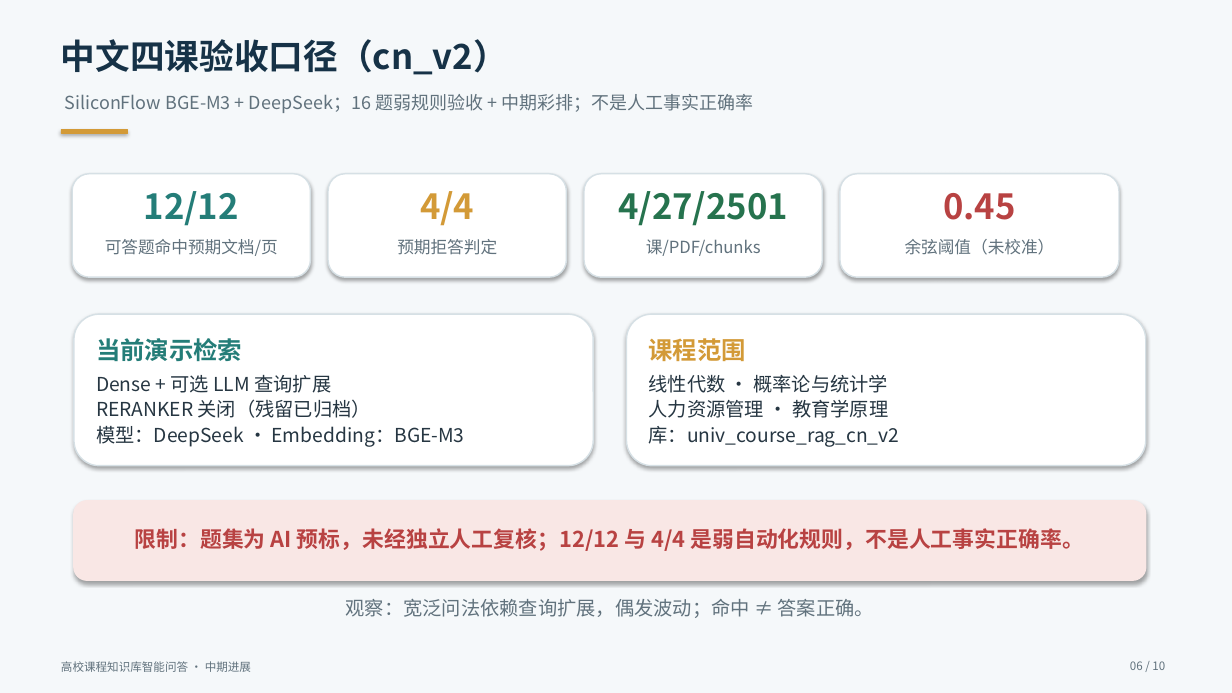
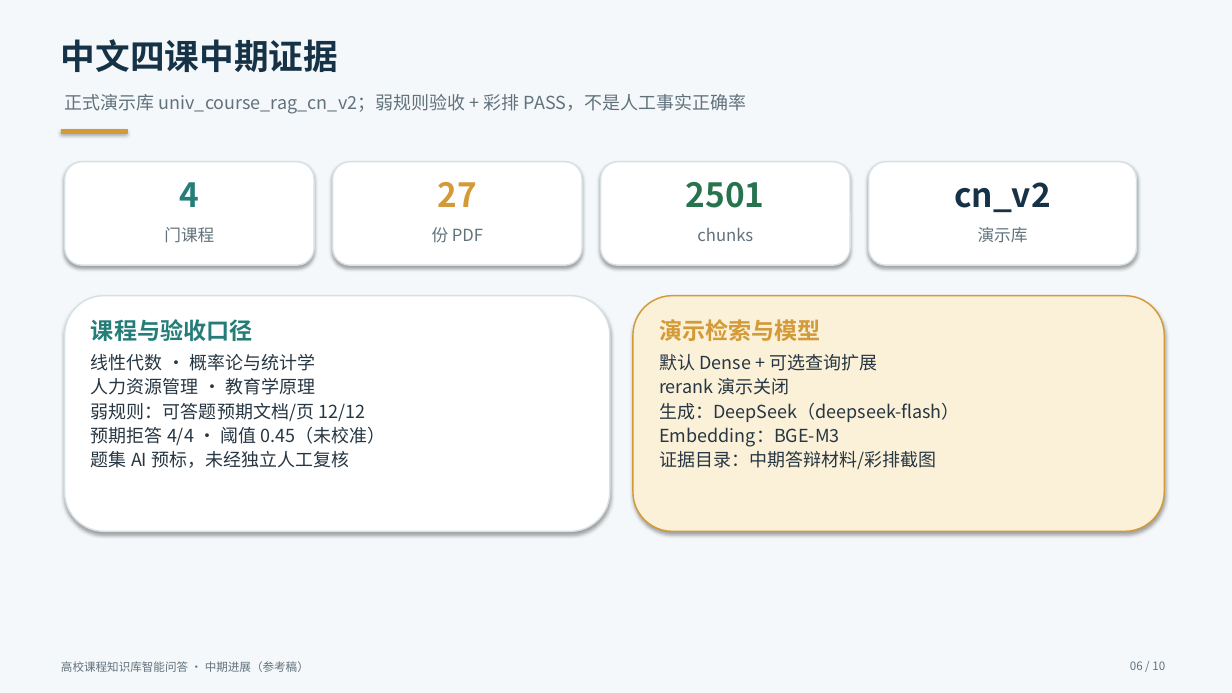
Before and after one commit to lhs1695/univ-course-rag, a slide deck: slide 6 of 中期答辩材料/汇报PPT/中期汇报-v5.pptx. Drawn at 1232x693 pixels with LibreOffice and Linux fonts; fonts in the diff are those of the drawing. Boxes give left, top, right and bottom in pixels: in the first picture for what was removed or moved away, otherwise in the second. Text is boxed around its words. In the diff, an @@ line names an element or a change of style, - is before the commit and + after.

```diff
--- a/中期答辩材料/汇报PPT/中期汇报-v5.pptx
+++ b/中期答辩材料/汇报PPT/中期汇报-v5.pptx
@@ text at [61, 39, 338, 72]: text changed @@
-中文四课验收口径（cn_v2）
+中文四课中期证据
@@ text at [65, 94, 747, 114]: text changed @@
-SiliconFlow BGE-M3 + DeepSeek；16 题弱规则验收 + 中期彩排；不是人工事实正确率
+正式演示库 univ_course_rag_cn_v2；弱规则验收 + 彩排 PASS，不是人工事实正确率
@@ rounded rectangle: place and size @@
-rounded rectangle at [72, 174, 311, 277]
+rounded rectangle at [65, 162, 314, 265]
@@ rounded rectangle: place and size @@
-rounded rectangle at [328, 174, 567, 277]
+rounded rectangle at [333, 162, 582, 265]
@@ rounded rectangle: place and size @@
-rounded rectangle at [584, 174, 823, 277]
+rounded rectangle at [601, 162, 850, 265]
@@ rounded rectangle: place and size @@
-rounded rectangle at [840, 174, 1119, 277]
+rounded rectangle at [869, 162, 1137, 265]
@@ text at [180, 182, 200, 207]: text changed; size 27 to 26 pt @@
-12/12
+4
@@ text at [438, 182, 477, 207]: text changed; size 27 to 26 pt @@
-4/4
+27
@@ text at [686, 182, 765, 208]: text changed; size 27 to 26 pt @@
-4/27/2501
+2501
@@ text at [954, 182, 1051, 212]: text changed; size 27 to 26 pt; text colour #B84242 to #163247 @@
-0.45
+cn_v2
@@ text at [164, 227, 214, 243]: text changed @@
-可答题命中预期文档/页
+门课程
@@ text at [432, 227, 483, 243]: text changed @@
-预期拒答判定
+份 PDF
@@ text at [697, 227, 753, 241]: text changed @@
-课/PDF/chunks
+chunks
@@ text at [978, 227, 1028, 243]: text changed @@
-余弦阈值（未校准）
+演示库
@@ rounded rectangle "课程与验收口径": place and size @@
-rounded rectangle "课程与验收口径" at [74, 314, 593, 466]
+rounded rectangle "课程与验收口径" at [65, 296, 610, 531]
@@ rounded rectangle "课程与验收口径" at [65, 296, 610, 531]: vertical alignment middle to top @@
@@ rounded rectangle "演示检索与模型": place and size @@
-rounded rectangle "演示检索与模型" at [627, 314, 1146, 466]
+rounded rectangle "演示检索与模型" at [633, 296, 1165, 531]
@@ rounded rectangle "演示检索与模型" at [633, 296, 1165, 531]: vertical alignment middle to top; fill #FFFFFF to #FBF0D8; outline #D6E0E5 1.1 pt to #D39A37 1.1 pt @@
@@ text in rounded rectangle at [91, 319, 385, 468]: text changed; size 15 to 14 pt @@
-当前演示检索
-Dense + 可选 LLM 查询扩展
-RERANKER 关闭（残留已归档）
-模型：DeepSeek · Embedding：BGE-M3
+课程与验收口径
+线性代数 · 概率论与统计学
+人力资源管理 · 教育学原理
+弱规则：可答题预期文档/页 12/12
+预期拒答 4/4 · 阈值 0.45（未校准）
+题集 AI 预标，未经独立人工复核
@@ text in rounded rectangle at [659, 319, 960, 469]: text changed; size 15 to 14 pt @@
-课程范围
-线性代数 · 概率论与统计学
-人力资源管理 · 教育学原理
-库：univ_course_rag_cn_v2
+演示检索与模型
+默认 Dense + 可选查询扩展
+rerank 演示关闭
+生成：DeepSeek（deepseek-flash）
+Embedding：BGE-M3
+证据目录：中期答辩材料/彩排截图
@@ rounded rectangle removed at [74, 501, 1146, 580] @@
@@ text removed at [135, 528, 1084, 551] @@
-限制：题集为 AI 预标，未经独立人工复核；12/12 与 4/4 是弱自动化规则，不是人工事实正确率。
@@ text removed at [346, 599, 874, 618] @@
-观察：宽泛问法依赖查询扩展，偶发波动；命中 ≠ 答案正确。
@@ text at [61, 661, 309, 672]: text changed @@
-高校课程知识库智能问答 · 中期进展
+高校课程知识库智能问答 · 中期进展（参考稿）
```
Also in this commit, not shown: 6 other slides changed, 3 slides added, 3 slides removed, 6 other files.
